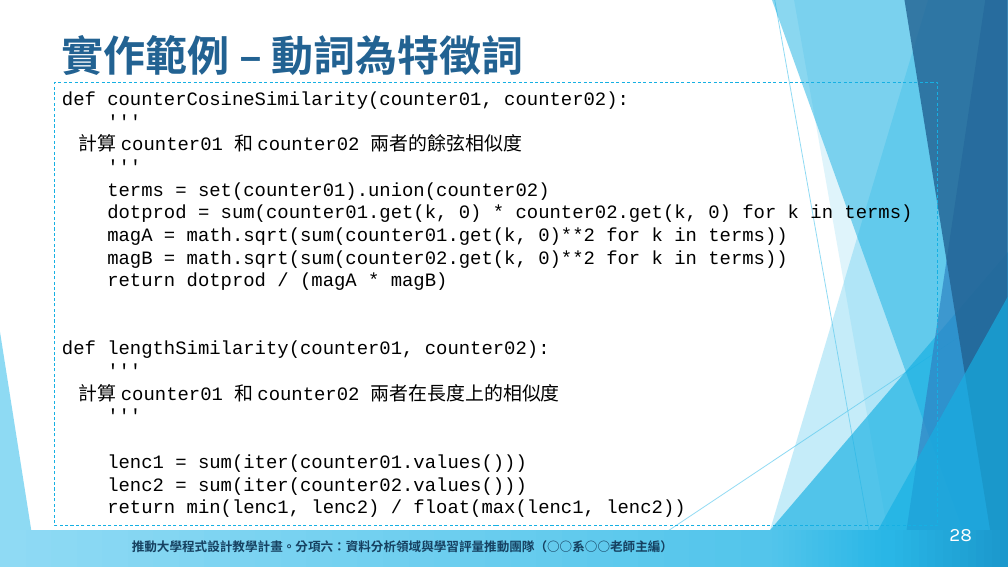
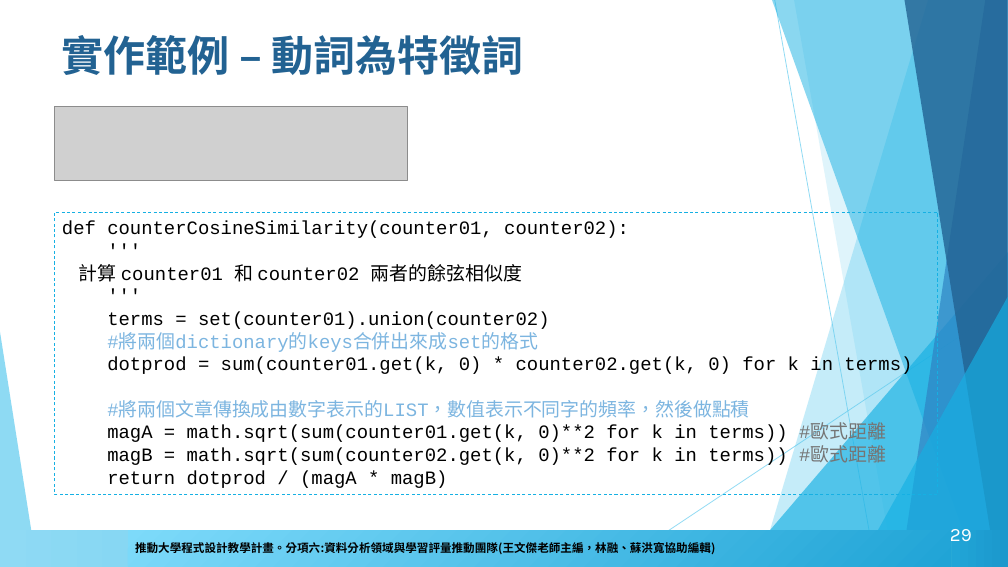
Before and after one commit to howardsukuan/textual-data-analysis-python, a slide deck: slide 29 of week04/文本分析與程式設計week4.pptx (slide 28 before the commit). Drawn at 1008x567 pixels with LibreOffice and Linux fonts; fonts in the diff are those of the drawing; grey boxes stand for pictures; background and template pictures are left out. Boxes give left, top, right and bottom in pixels: in the first picture for what was removed or moved away, otherwise in the second. Text is boxed around its words. In the diff, an @@ line names an element or a change of style, - is before the commit and + after.

```diff
--- a/week04/文本分析與程式設計week4.pptx
+++ b/week04/文本分析與程式設計week4.pptx
@@ title "實作範例 – 動詞為特徵詞" at (x1=62, y1=35, x2=524, y2=75): font Arial to Karla @@
@@ picture added at (x1=54, y1=106, x2=408, y2=180) @@
@@ rectangle "def counterCosineSimilarity(counter01, counter02):" resized from (x1=54, y1=83, x2=938, y2=526) to (x1=54, y1=212, x2=938, y2=495) @@
@@ text in rectangle at (x1=62, y1=341, x2=685, y2=517): paragraphs removed @@
-def lengthSimilarity(counter01, counter02):
-'''
-計算 counter01 和 counter02 兩者在長度上的相似度
-'''
-lenc1 = sum(iter(counter01.values()))
-lenc2 = sum(iter(counter02.values()))
-return min(lenc1, lenc2) / float(max(lenc1, lenc2))
@@ text in rectangle at (x1=107, y1=334, x2=538, y2=352): paragraph added @@
+#將兩個dictionary的keys合併出來成set的格式
@@ text in rectangle at (x1=107, y1=403, x2=886, y2=467): text changed @@
-magA = math.sqrt(sum(counter01.get(k, 0)**2 for k in terms))
-magB = math.sqrt(sum(counter02.get(k, 0)**2 for k in terms))
+#將兩個文章傳換成由數字表示的LIST，數值表示不同字的頻率，然後做點積
+magA = math.sqrt(sum(counter01.get(k, 0)**2 for k in terms)) #歐式距離
+magB = math.sqrt(sum(counter02.get(k, 0)**2 for k in terms)) #歐式距離
@@ rectangle added at (x1=128, y1=531, x2=951, y2=566), fill gradient #20A4D6 to #7EDBFB, 11 pt, text #000000, bold @@
+推動大學程式設計教學計畫。分項六:資料分析領域與學習評量推動團隊(王文傑老師主編，林融、蘇洪寬協助編輯)
```
Also in this commit, not shown: 51 other slides changed, 8 slides added, 7 other files.
